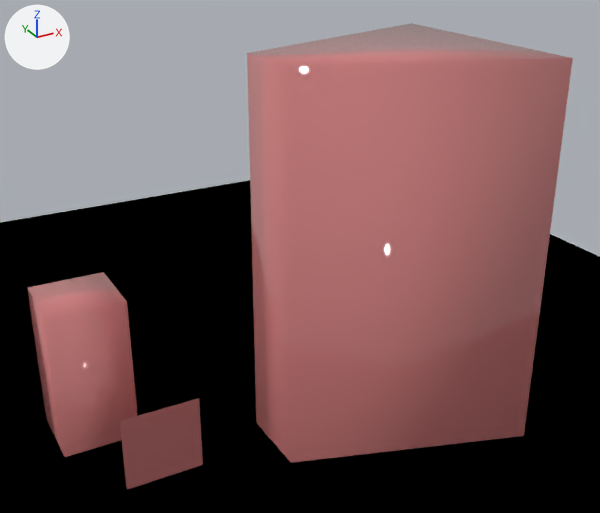
The OBJ model 3D_scenes/building.obj as it was, and as the next commit left it.
The view is the same before and after, from a 50 mm camera at (-5.16, -16.33, 13.35) aimed at (3.96, 0.27, 5.05). Arrows for +X, +Y and +Z are at upper left; the lights stay in place. Where no turn or scale is listed for an object, it has been applied to the vertices.

Objects in the first picture: 'New object', 'New object.001', 'New object.002', 'New object.003', 'Untitled', 'Untitled.001'.
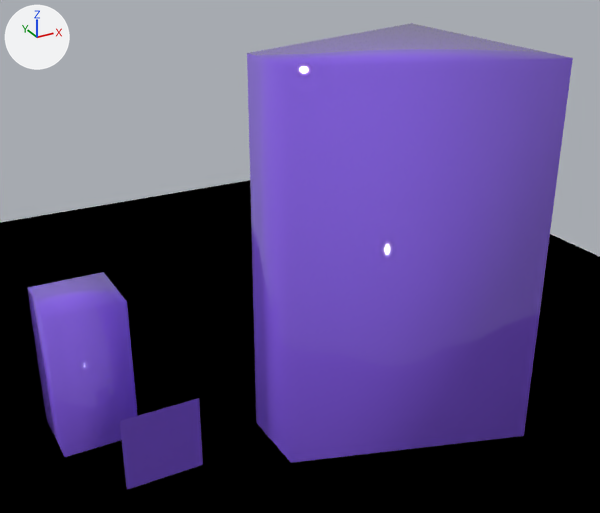
Changed parts and their boxes (x1, y1, x2, y2) in the pictures (600 x 513 px):
```json
{"object": "New object", "change": "recoloured", "before": [247, 23, 573, 463], "after": [247, 23, 573, 463]}
{"object": "Untitled.001", "change": "recoloured", "before": [27, 272, 138, 457], "after": [27, 272, 138, 457]}
{"object": "New object.003", "change": "recoloured", "before": [120, 398, 202, 469], "after": [120, 398, 202, 469]}
{"object": "New object.001", "change": "recoloured", "before": [125, 452, 203, 489], "after": [125, 452, 203, 489]}
{"object": "New object.002", "change": "recoloured", "before": [125, 445, 202, 476], "after": [125, 445, 202, 476]}
```

Scene script edits in JSON lines:
```json
{"op": "set", "path": "mat_building.base_color", "old": "(0.6, 0.2, 0.2)", "new": "(0.23, 0.11, 0.76)", "note": "pink #cb7c7c -> purple #845de2"}
```
